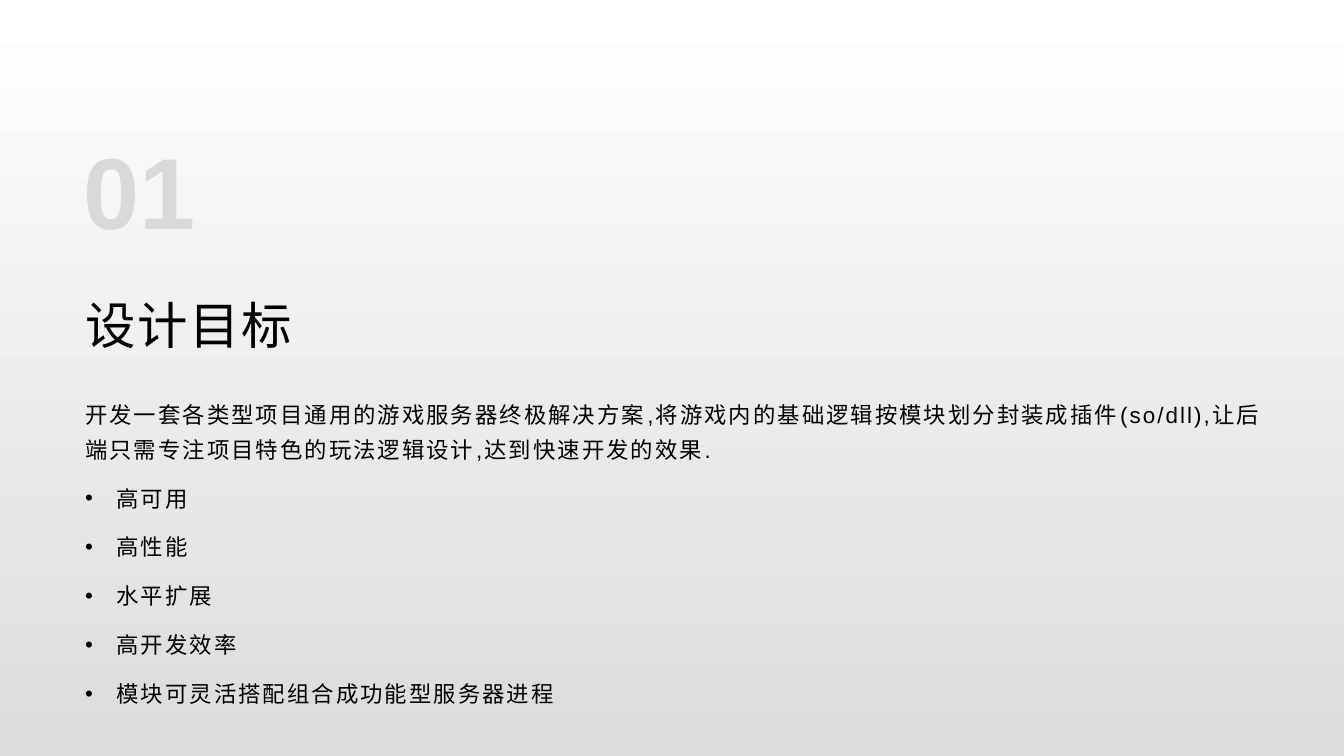
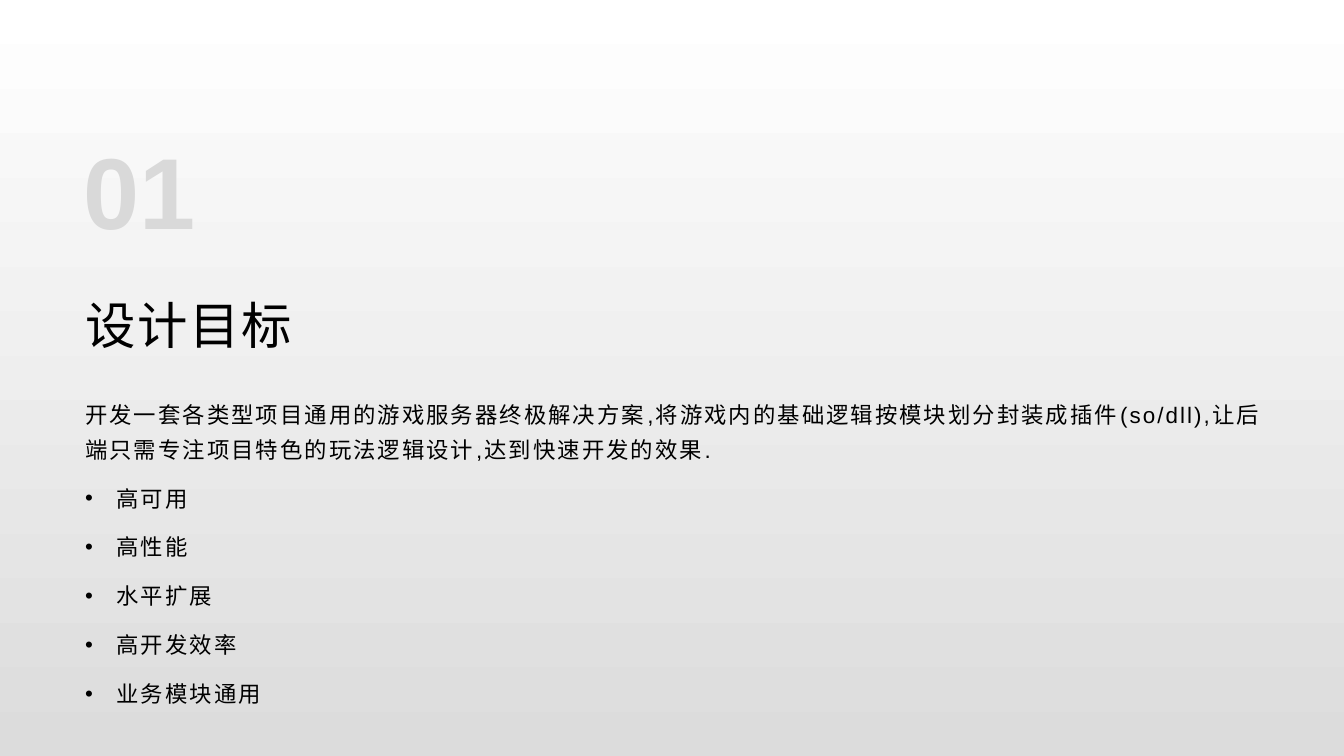
Before and after one commit to lori227/KFrame, a slide deck: slide 5 of _doc/KFrame.pptx. Drawn at 1344x756 pixels with LibreOffice and Linux fonts; fonts in the diff are those of the drawing. Boxes give left, top, right and bottom in pixels: in the first picture for what was removed or moved away, otherwise in the second. Text is boxed around its words. In the diff, an @@ line names an element or a change of style, - is before the commit and + after.

```diff
--- a/_doc/KFrame.pptx
+++ b/_doc/KFrame.pptx
@@ text at [117, 683, 261, 704]: text changed @@
-• 模块可灵活搭配组合成功能型服务器进程
+• 业务模块通用
```
Also in this commit, not shown: 7 other slides changed, 6 slides added, 2 slides removed, 1 other file.
